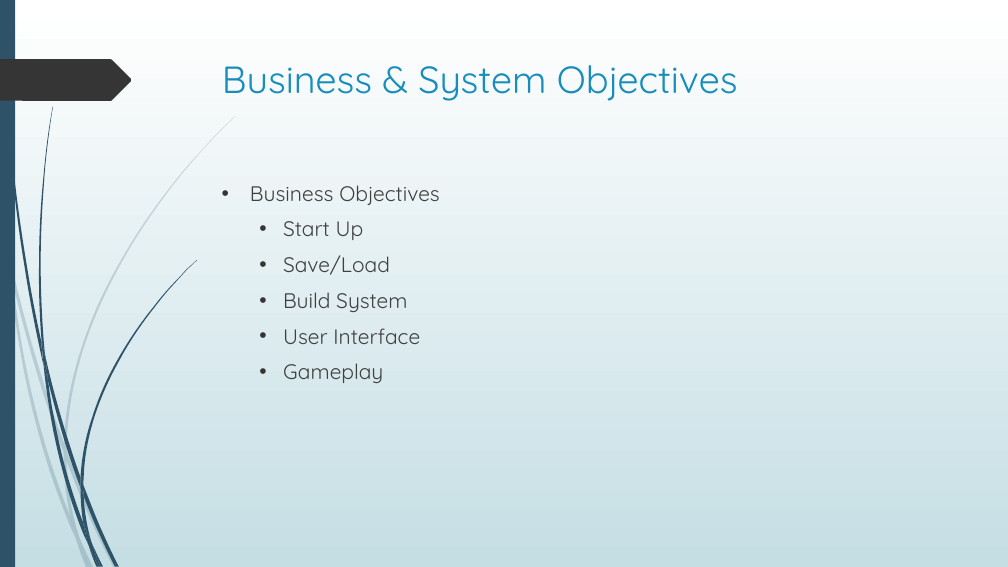
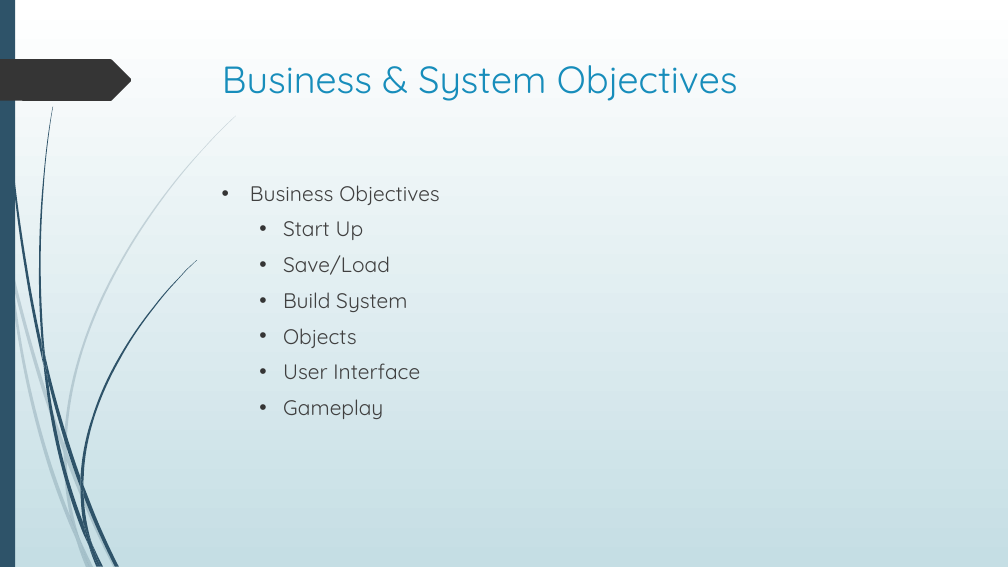
Before and after one commit to Thekipz/UniTycoon, a slide deck: slide 4 of University Tycoon.pptx. Drawn at 1008x567 pixels with LibreOffice and Linux fonts; fonts in the diff are those of the drawing. Boxes give left, top, right and bottom in pixels: in the first picture for what was removed or moved away, otherwise in the second. Text is boxed around its words. In the diff, an @@ line names an element or a change of style, - is before the commit and + after.

Commit message:
Minor fix to presentation

```diff
--- a/University Tycoon.pptx
+++ b/University Tycoon.pptx
@@ text at (x1=283, y1=328, x2=357, y2=348): paragraph added @@
+  • Objects
```
